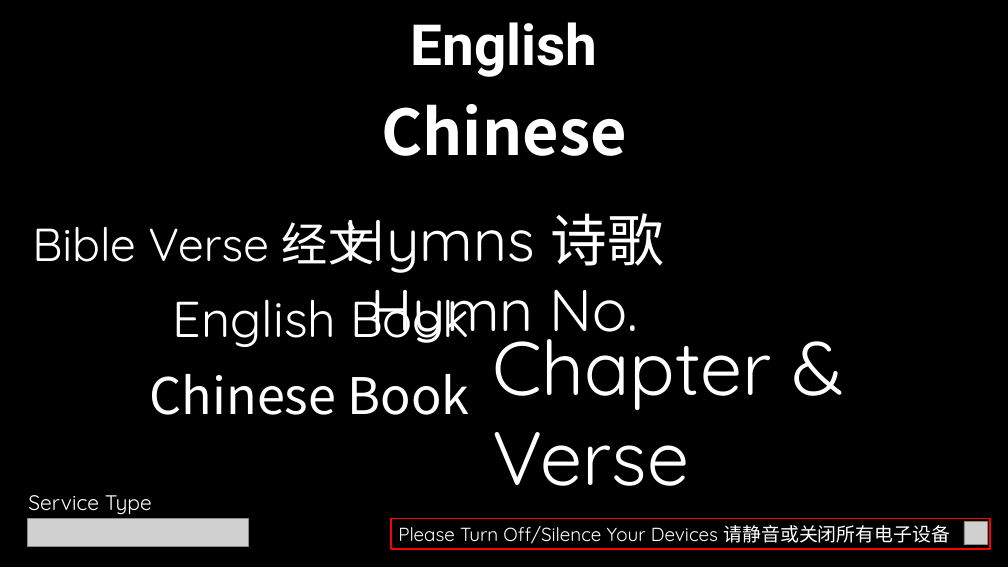
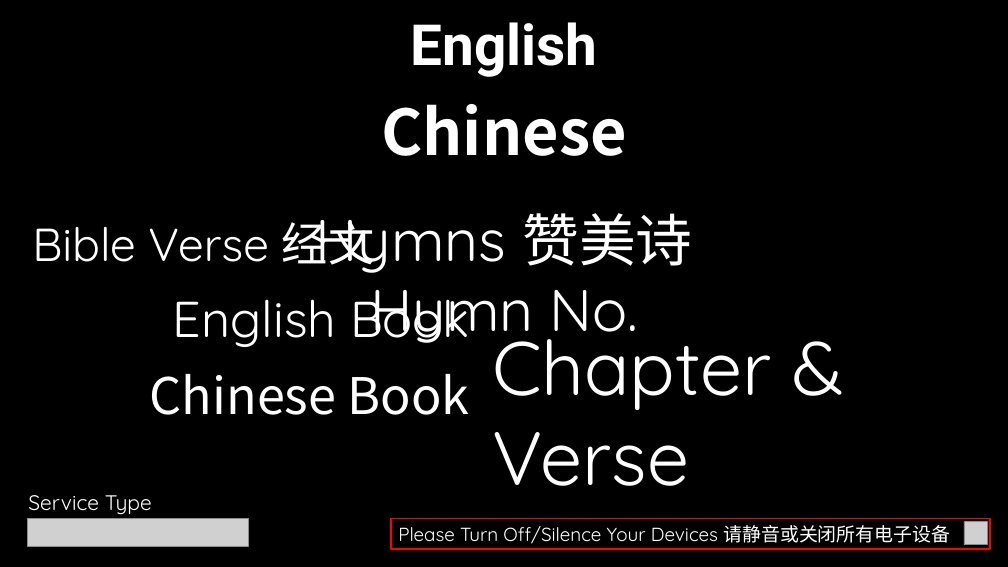
Before and after one commit to calebchanwy/tjc-powerpoint, a slide deck: slide 1 of TJCPowerPoint/Resources/ServiceWidescreen.pptx. Drawn at 1008x567 pixels with LibreOffice and Linux fonts; fonts in the diff are those of the drawing; grey boxes stand for pictures. Boxes give left, top, right and bottom in pixels: in the first picture for what was removed or moved away, otherwise in the second. Text is boxed around its words. In the diff, an @@ line names an element or a change of style, - is before the commit and + after.

Commit message:
01/11/22 赞美诗

```diff
--- a/TJCPowerPoint/Resources/ServiceWidescreen.pptx
+++ b/TJCPowerPoint/Resources/ServiceWidescreen.pptx
@@ text at <box>315,213,692,273</box>: text changed @@
-Hymns 诗歌
+Hymns 赞美诗
```
Also in this commit, not shown: 10 other files.
